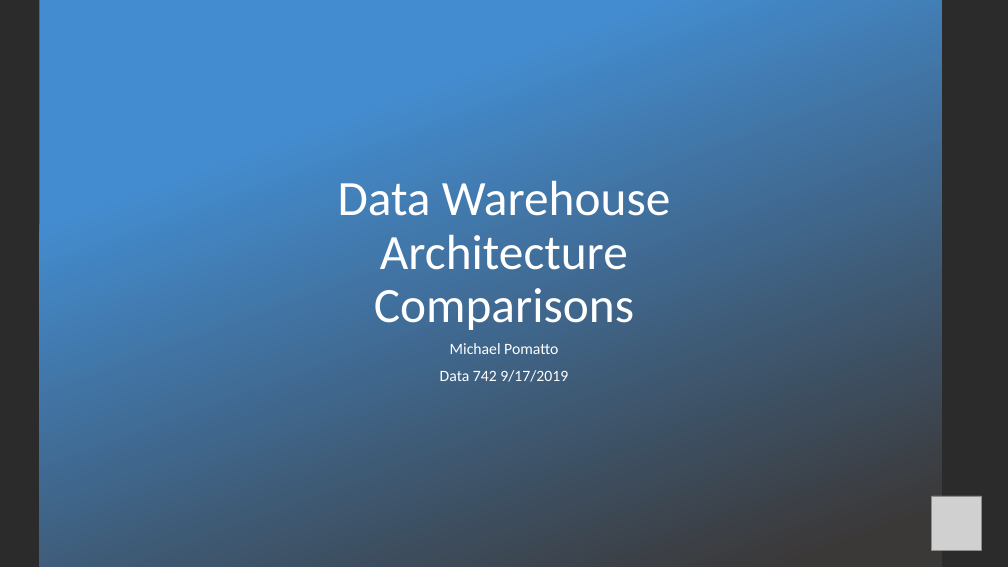
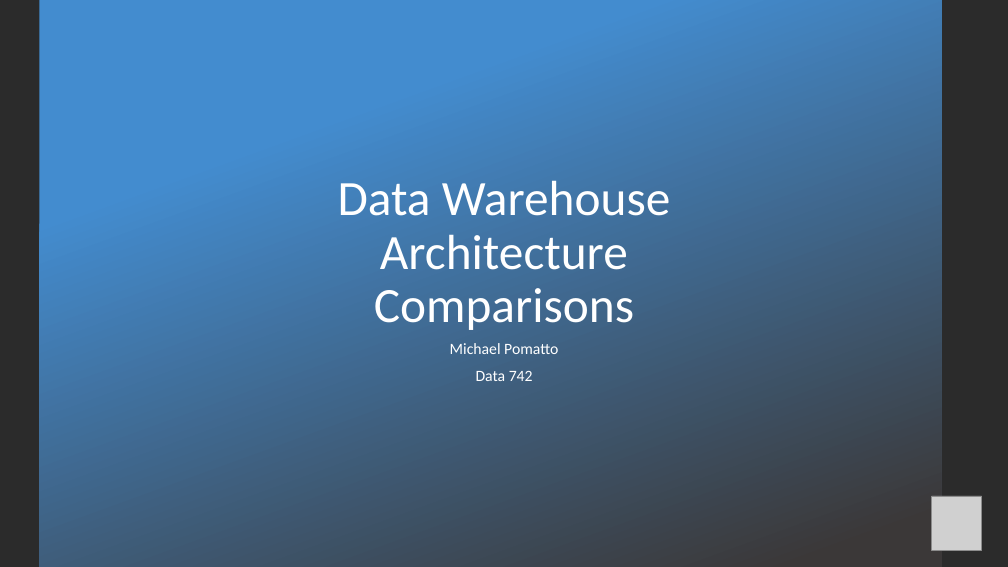
Before and after one commit to mrpgmr67/Data-Warehousing, a slide deck: slide 1 of Presentations/Inmon, Kimball, Hybrids Presentation Material.pptx. Drawn at 1008x567 pixels with LibreOffice and Linux fonts; fonts in the diff are those of the drawing; grey boxes stand for pictures; background and template pictures are left out; a plain dark background stands for a picture behind light text. Boxes give left, top, right and bottom in pixels: in the first picture for what was removed or moved away, otherwise in the second. Text is boxed around its words. In the diff, an @@ line names an element or a change of style, - is before the commit and + after.

Commit message:
Updated

```diff
--- a/Presentations/Inmon, Kimball, Hybrids Presentation Material.pptx
+++ b/Presentations/Inmon, Kimball, Hybrids Presentation Material.pptx
@@ subtitle at (x1=476, y1=371, x2=533, y2=381): text changed @@
-Data 742 9/17/2019
+Data 742
```
Also in this commit, not shown: 1 slide added.
